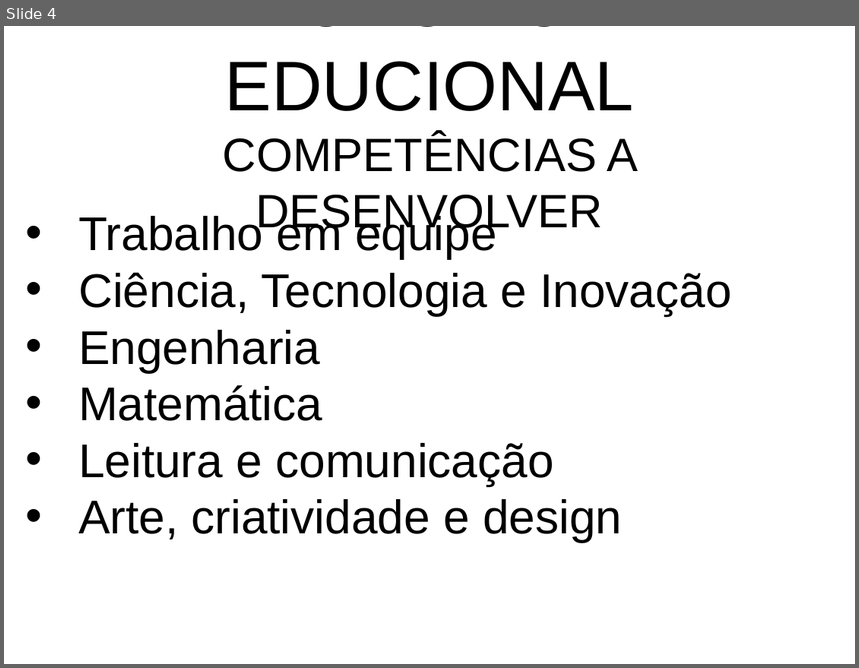
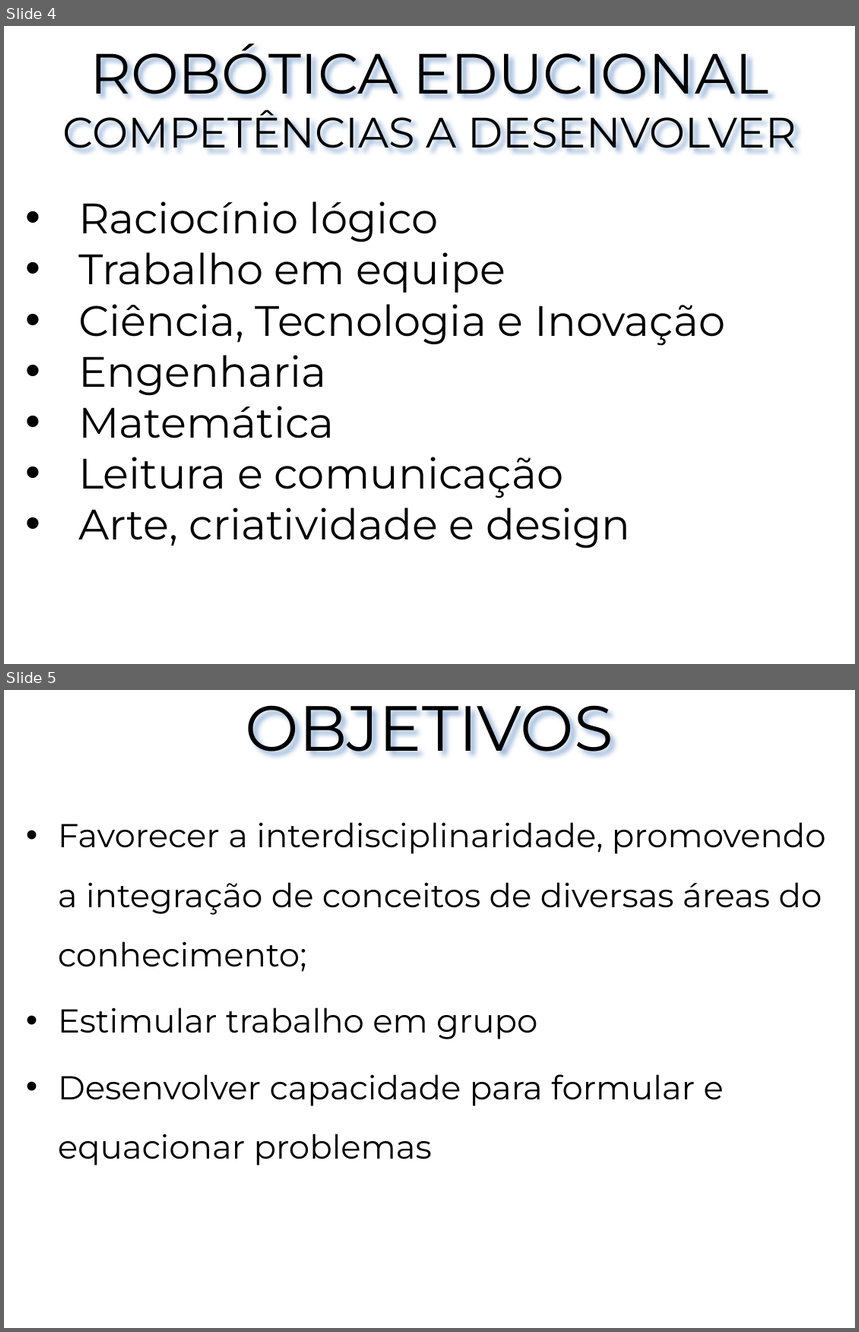
Before and after one commit to sousamaf/Air_steps, a slide deck: doc/Apresentação/1aApresentação Sta Cruz.pptx. Shown one above the other, each under a label of ours: slide 4 before the commit, slides 4 and 5 after it. The pictures are 859x668 and 859x1332 pixels, drawn with LibreOffice and Linux fonts; fonts in the diff are those of the drawing; background and template pictures are left out. Boxes give left, top, right and bottom in pixels: in the first picture for what was removed or moved away, otherwise in the second. Text is boxed around its words. In the diff, an @@ line names an element or a change of style, - is before the commit and + after.

Commit message:
Apresentação Final
Para envio

```diff
--- a/doc/Apresentação/1aApresentação Sta Cruz.pptx
+++ b/doc/Apresentação/1aApresentação Sta Cruz.pptx
@@ slide 5 added at (x1=4, y1=690, x2=855, y2=1328), background #FFFFFF @@
@@ title added at (x1=246, y1=705, x2=614, y2=756), 54 pt, text #000000 @@
+OBJETIVOS
@@ text added at (x1=58, y1=822, x2=826, y2=1166), 28 pt, text #000000 @@
+• Favorecer a interdisciplinaridade, promovendo a integração de conceitos de diversas áreas do conhecimento;
+• Estimular trabalho em grupo
+• Desenvolver capacidade para formular e equacionar problemas
@@ slide 4 changed as well @@
@@ title "ROBÓTICA EDUCIONAL COMPETÊNCIAS A DESENVOLVER" moved from (x1=223, y1=26, x2=639, y2=237) to (x1=63, y1=43, x2=797, y2=152) @@
@@ title "ROBÓTICA EDUCIONAL COMPETÊNCIAS A DESENVOLVER" at (x1=63, y1=43, x2=797, y2=152): size 59.4 to 48 pt in "ROBÓTICA EDUCIONAL"; size 39.6 to 36 pt in "COMPETÊNCIAS A DESENVOLVER"; font Arial to Montserrat @@
@@ text "Raciocínio lógico" moved from (x1=78, y1=212, x2=731, y2=543) to (x1=78, y1=202, x2=725, y2=548) @@
@@ text at (x1=78, y1=202, x2=439, y2=242): paragraph added @@
+• Raciocínio lógico
@@ text at (x1=78, y1=252, x2=725, y2=548): size 40 to 36 pt, font Arial to Montserrat in "Trabalho em equipe", "Ciência, Tecnologia e Inovação", "Engenharia", "Matemática" and 2 more places @@
```
Also in this commit, not shown: 5 other slides changed, 3 other slides added, 3 slides removed, 16 other files.
